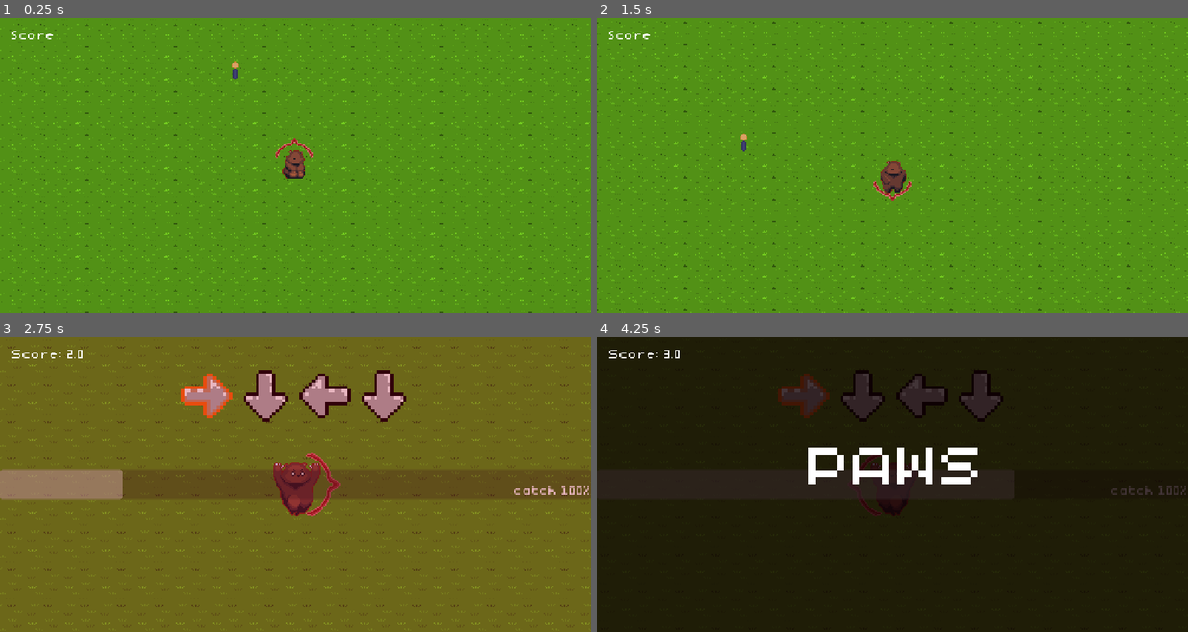
Above: before the commit, frames 1-4 (two rows, left to right).
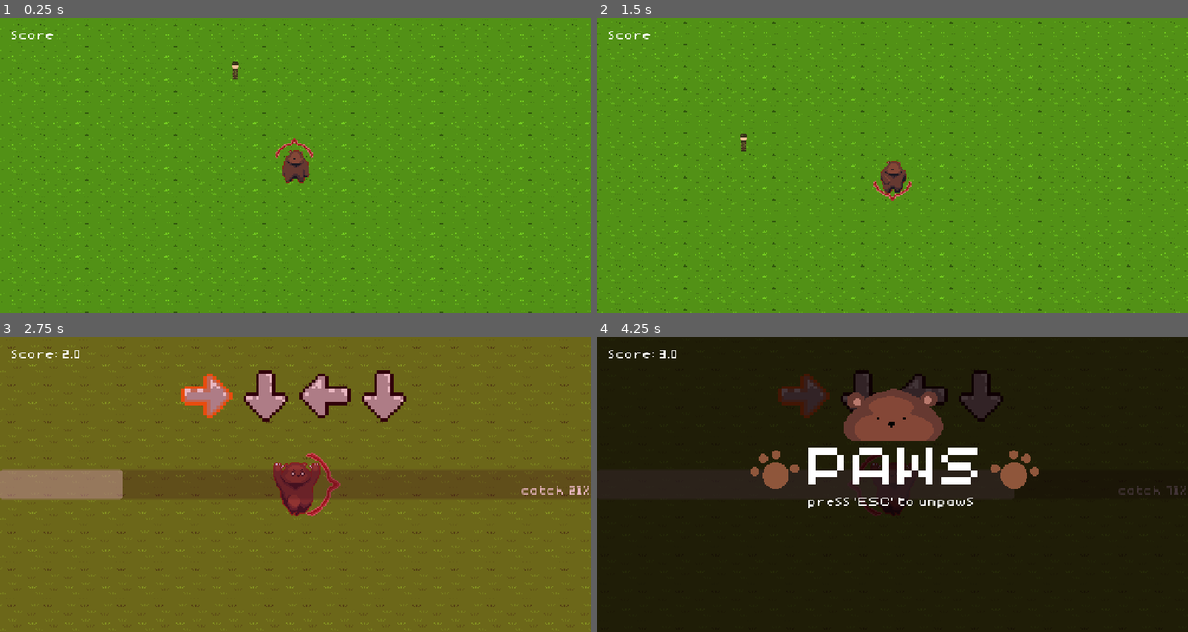
Above: after the commit, the same moments.

Repository: chezzyalfredo/gamename_gamejam_2026
Game: Godot game, scene res://Scenes/Play_Game.tscn
Two runs of this game, one before a commit and one after it. Both use one fixed random seed, a clock stepped at 60 frames per second and the inputs below. The project has no main scene, so this scene is started directly.
Inputs:
- Up to frame 1 (0.25 s): no input
- Up to frame 2 (1.5 s): tap Enter at 0.5 s; hold Right (ui_right) 0.53-1.28 s; tap R at 0.6 s; tap Space at 0.77, 1.25 s; hold Down (ui_down) from 1.28 s (still down); tap X at 1.35 s
- Up to frame 3 (2.75 s): tap Space at 1.52 s; release Down (ui_down) at 2.03 s; hold Right (ui_right) from 2.03 s (still down); tap T at 2.1 s
- Up to frame 4 (4.25 s): release Right (ui_right) at 2.78 s; hold Up (ui_up) 2.78-3.53 s; tap Z at 2.85 s; tap Space at 3.02, 3.77 s; hold Left (ui_left) from 3.53 s (still down); tap R at 3.6 s; tap Escape at 4.15 s

The runs differ from the first frame. In frame 1, 0.3% of the frame differs, in the area x 39-53%, y 14-56%; in frame 2, less than 0.1%; in frame 3, 0.3%; in frame 4, 3.9%, in the area x 2-99%, y 4-58%.

Commit message:
20260409 - Enemy 25% move, animations added, pause screen updated

Diff:
--- a/Scenes/Enemy.gd
+++ b/Scenes/Enemy.gd
@@ -9,33 +9,38 @@
 var speed = 75
 var start_delay:float = 5.0
 var rng := RandomNumberGenerator.new()
-
+var enemy_velocity := 50
+var mobile_hunter : bool = false
 
 func _ready() -> void:
 	player = get_tree().get_first_node_in_group("player")
 	start_delay = rng.randf_range(start_delay*0.8, start_delay*2.0)
 	await get_tree().create_timer(start_delay).timeout
 	projectile_on_cd = false
+	if rng.randi_range(0, 10) == 0:
+		mobile_hunter = true
 
-func _process(_delta) -> void:
+func _process(delta) -> void:
 	if not projectile_on_cd:
 		var i = rng.randi_range(0, 2)
 		if i == 0:
 			shoot_bola()
 		else:
 			shoot_tranq()
+	if mobile_hunter and not player.caught:
+		global_position += move_enemy() * delta * enemy_velocity
 
 ## Called when the player’s interaction area overlaps this enemy (placeholder).
-func placeholder_player_interaction(_player: Player) -> void:
+func placeholder_player_interaction(_p: Player) -> void:
 	print(name)
+	self.queue_free()
 
 func enemy_attacked(_player: Player) -> void:
 	print(name, " was attacked and killed")
 	self.queue_free()
 
-func move_enemy() -> void:
-	#var direction = (player.global_position - global_position).normalized()
-	pass
+func move_enemy() -> Vector2:
+	return (player.global_position - global_position).normalized()
 
 func shoot_tranq() -> void:
 	if projectile_on_cd:
--- a/Scenes/Enemy.tscn
+++ b/Scenes/Enemy.tscn
@@ -1,20 +1,21 @@
 [gd_scene load_steps=4 format=3 uid="uid://b3ynsrg7dcd4l"]
 
 [ext_resource type="Script" uid="uid://dqex0dhi7ury7" path="res://Scenes/Enemy.gd" id="1_enemy"]
-[ext_resource type="Texture2D" uid="uid://c4otspv3vtfre" path="res://Sprites/hunter_placeholder.png" id="1_m1htj"]
+[ext_resource type="Texture2D" uid="uid://ds1f6gbvqin6a" path="res://Sprites/hunter.png" id="2_wovta"]
 
 [sub_resource type="CapsuleShape2D" id="CapsuleShape2D_m1htj"]
-radius = 5.0
+radius = 6.0
 height = 28.0
 
 [node name="Enemy" type="Node2D"]
 script = ExtResource("1_enemy")
 
 [node name="Sprite2D" type="Sprite2D" parent="."]
-texture = ExtResource("1_m1htj")
+texture = ExtResource("2_wovta")
 
 [node name="Area2D" type="Area2D" parent="."]
 collision_layer = 2
+collision_mask = 3
 
 [node name="CollisionShape2D" type="CollisionShape2D" parent="Area2D"]
 position = Vector2(0, -1)
--- a/Scenes/Player.gd
+++ b/Scenes/Player.gd
@@ -41,6 +41,8 @@
 func _on_player_enemy_overlap(enemy: Enemy) -> void:
 	print(enemy, " entered")
 	enemy.placeholder_player_interaction(self)
+	ui.adjust_score(-20)
+	caught_toggle()
 
 func _on_player_enemy_attacked(enemy: Enemy) -> void:
 	enemy.enemy_attacked(self)
@@ -120,7 +122,6 @@
 func _physics_process(_delta: float) -> void:
 	move_and_slide()
 	global_position = global_position.round()
-	print("Player current position:", global_position)
 
 var attack_visible_time: float = 0.1
 func _use_attack() -> void:
--- a/Scenes/Player.tscn
+++ b/Scenes/Player.tscn
@@ -196,6 +196,21 @@
 "transitions": PackedFloat32Array(1),
 "update": 1,
 "values": [Vector2i(0, 3)]
+}
+
+[sub_resource type="Animation" id="Animation_m0x7a"]
+resource_name = "standing_idle"
+tracks/0/type = "value"
+tracks/0/imported = false
+tracks/0/enabled = true
+tracks/0/path = NodePath("Sprite2D:frame_coords")
+tracks/0/interp = 1
+tracks/0/loop_wrap = true
+tracks/0/keys = {
+"times": PackedFloat32Array(0.03333334),
+"transitions": PackedFloat32Array(1),
+"update": 1,
+"values": [Vector2i(0, 2)]
 }
 
 [sub_resource type="AnimationLibrary" id="AnimationLibrary_nn08x"]
@@ -208,6 +223,7 @@
 &"enrage_left": SubResource("Animation_o3h8g"),
 &"enrage_right": SubResource("Animation_1e7my"),
 &"idle": SubResource("Animation_ulo2v"),
+&"standing_idle": SubResource("Animation_m0x7a"),
 &"walk_back": SubResource("Animation_glx4g"),
 &"walk_front": SubResource("Animation_miouo"),
 &"walk_left": SubResource("Animation_yoq75"),
--- a/States/idle_state.gd
+++ b/States/idle_state.gd
@@ -33,4 +33,6 @@
 	if player.enraged:
 		ap.play("enrage_idle")
 	else:
+		ap.play("standing_idle")
+		await ap.animation_finished
 		ap.play("idle")
--- a/UI/Score.gd
+++ b/UI/Score.gd
@@ -9,7 +9,7 @@
 	per_second()
 
 func update_score_label() -> void:
-	text = "Score: %s" % str(curr_score)
+	text = "score: %s" % str(curr_score)
 
 func update_score(score: float) -> void:
 	curr_score += score
--- a/UI/User_Interface.tscn
+++ b/UI/User_Interface.tscn
@@ -1,8 +1,48 @@
-[gd_scene load_steps=4 format=3 uid="uid://b3lhwboujaqvl"]
+[gd_scene load_steps=10 format=3 uid="uid://b3lhwboujaqvl"]
 
 [ext_resource type="Script" uid="uid://dtnm1ca4fsv8k" path="res://UI/user_interface.gd" id="1_av2ri"]
 [ext_resource type="PackedScene" uid="uid://by3pwfy3jprlp" path="res://UI/Escape_Sequencer.tscn" id="1_l6r3r"]
+[ext_resource type="Script" uid="uid://6c6dfqt386ry" path="res://UI/pause.gd" id="3_gxk1h"]
+[ext_resource type="Texture2D" uid="uid://d01dfaol7sw8s" path="res://Sprites/paws.png" id="3_hl6q8"]
 [ext_resource type="Script" uid="uid://cc250m33lbcei" path="res://UI/Score.gd" id="3_vg5r1"]
+[ext_resource type="Texture2D" uid="uid://csamk4jx1xt8l" path="res://Sprites/pause_bearitrice.png" id="4_gxk1h"]
+
+[sub_resource type="Animation" id="Animation_wotyn"]
+resource_name = "bearitrice_pause"
+length = 3.0
+tracks/0/type = "value"
+tracks/0/imported = false
+tracks/0/enabled = true
+tracks/0/path = NodePath("bearitrice_head:frame")
+tracks/0/interp = 1
+tracks/0/loop_wrap = true
+tracks/0/keys = {
+"times": PackedFloat32Array(0, 0.6, 0.7, 0.8, 1.4666667, 1.5666667, 1.7, 1.8, 1.9333333),
+"transitions": PackedFloat32Array(1, 1, 1, 1, 1, 1, 1, 1, 1),
+"update": 1,
+"values": [0, 1, 2, 3, 1, 2, 1, 2, 0]
+}
+
+[sub_resource type="Animation" id="Animation_gbj0g"]
+length = 0.001
+tracks/0/type = "value"
+tracks/0/imported = false
+tracks/0/enabled = true
+tracks/0/path = NodePath("bearitrice_head:frame")
+tracks/0/interp = 1
+tracks/0/loop_wrap = true
+tracks/0/keys = {
+"times": PackedFloat32Array(0),
+"transitions": PackedFloat32Array(1),
+"update": 1,
+"values": [0]
+}
+
+[sub_resource type="AnimationLibrary" id="AnimationLibrary_p6s0p"]
+_data = {
+&"RESET": SubResource("Animation_gbj0g"),
+&"bearitrice_pause": SubResource("Animation_wotyn")
+}
 
 [node name="UserInterface" type="Control"]
 layout_mode = 3
@@ -29,6 +69,7 @@
 offset_right = 1312.0
 offset_bottom = 672.0
 color = Color(0, 0, 0, 0.7137255)
+script = ExtResource("3_gxk1h")
 
 [node name="PauseText" type="RichTextLabel" parent="Stationary/Pause"]
 layout_mode = 0
@@ -39,6 +80,40 @@
 theme_override_font_sizes/normal_font_size = 128
 bbcode_enabled = true
 text = "PAWS"
+
+[node name="press esc" type="RichTextLabel" parent="Stationary/Pause"]
+layout_mode = 0
+offset_left = 480.0
+offset_top = 368.0
+offset_right = 960.0
+offset_bottom = 512.0
+theme_override_font_sizes/normal_font_size = 32
+bbcode_enabled = true
+text = "press 'ESC' to unpaws"
+
+[node name="paw_right" type="Sprite2D" parent="Stationary/Pause"]
+position = Vector2(928, 304)
+scale = Vector2(2, 2)
+texture = ExtResource("3_hl6q8")
+hframes = 2
+
+[node name="paw_left" type="Sprite2D" parent="Stationary/Pause"]
+position = Vector2(408, 304)
+scale = Vector2(2, 2)
+texture = ExtResource("3_hl6q8")
+hframes = 2
+frame = 1
+
+[node name="bearitrice_head" type="Sprite2D" parent="Stationary/Pause"]
+position = Vector2(664, 184)
+scale = Vector2(2, 2)
+texture = ExtResource("4_gxk1h")
+hframes = 4
+
+[node name="AnimationPlayer" type="AnimationPlayer" parent="Stationary/Pause"]
+libraries = {
+&"": SubResource("AnimationLibrary_p6s0p")
+}
 
 [node name="Score" type="RichTextLabel" parent="Stationary" groups=["game_score"]]
 anchors_preset = 15
--- a/UI/escape_sequencer.gd
+++ b/UI/escape_sequencer.gd
@@ -16,12 +16,14 @@
 @onready var timer_bar : ProgressBar = $ProgressBar
 @onready var game_score: Score = $"../Score"
 var score_per_arrow :float = 10.0
+@onready var catch_pct := $catch_pct
 
 signal escaped()
 
 func _process(_delta: float) -> void:
 	if timer and not timer.is_stopped():
 		timer_bar.value = (1-(timer.time_left/sequence_time))*100
+		catch_pct.text = "catch %s%%" % roundi(timer_bar.value)
 	if escape_sequence.size() > 0 and current_step > 0 and current_step >= escape_sequence.size():
 		if timer:
 			stop_timer()
--- /dev/null
+++ b/UI/pause.gd
@@ -0,0 +1,11 @@
+extends ColorRect
+@onready var ap : AnimationPlayer = $AnimationPlayer
+
+func _ready() -> void:
+	ap.set_autoplay("bearitrice_pause")
+	if ap.current_animation != "bearitrice_pause":
+		ap.play("bearitrice_pause")
+
+func _process(_delta: float) -> void:
+	if ap.current_animation != "bearitrice_pause":
+		ap.play("bearitrice_pause")
Not shown: 1 places in Scenes/Player.tscn that only renumber resources
Binary file added: Sprites/hunter.png
Not shown, added: Sprites/hunter.png.import
Binary file changed: Sprites/hunter_placeholder.aseprite
Binary file added: Sprites/pause_bearitrice.aseprite
Binary file added: Sprites/pause_bearitrice.png
Not shown, added: Sprites/pause_bearitrice.png.import
Binary file added: Sprites/paws.aseprite
Binary file added: Sprites/paws.png
Not shown, added: Sprites/paws.png.import
Not shown, added: UI/pause.gd.uid
